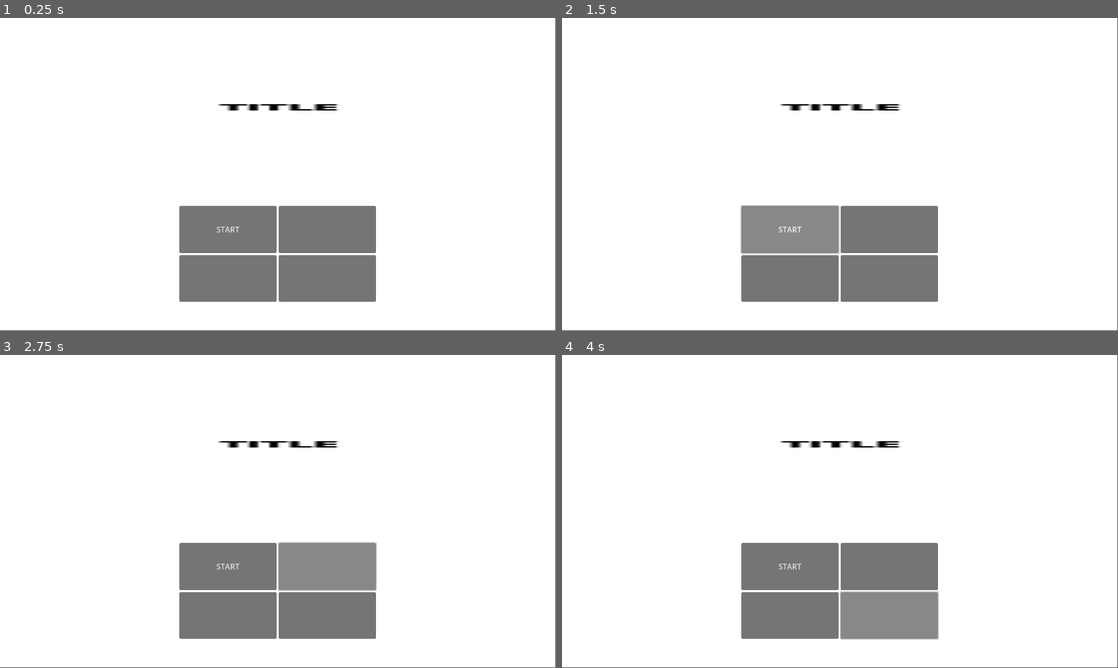
Above: before the commit, frames 1-4 (two rows, left to right).
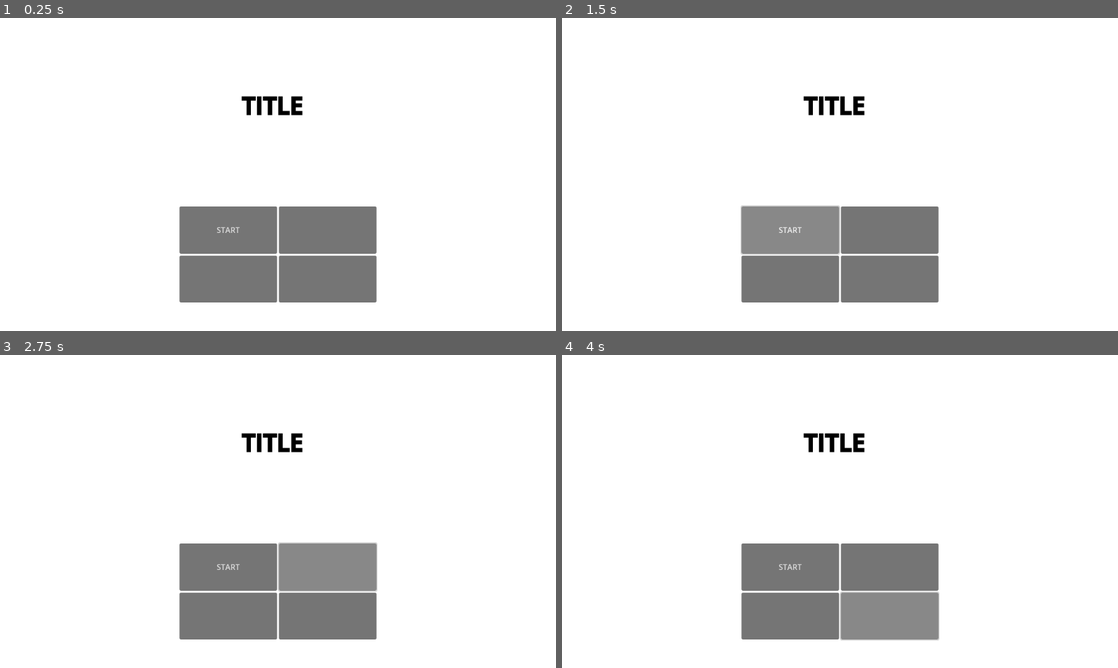
Above: after the commit, the same moments.

Repository: tnttime1/sisyfuss
Game: Godot game, scene res://UI/menu.tscn
Same seed, same stepped clock (60 frames per second), same inputs: the game is played once before the commit and once after it. Before the commit the project has no main scene; this scene is started directly in both runs.
Inputs (mouse positions are in pixels of both pictures, inside the frame that each line leads up to):
- Up to frame 1 (0.25 s): no input
- Up to frame 2 (1.5 s): click "START" at 0.5 s; click "START" at 1.25 s
- Up to frame 3 (2.75 s): click (328, 567) at 2 s
- Up to frame 4 (4 s): click (789, 614) at 2.75 s; click (890, 614) at 3.5 s
In our replay, the window is 799x449 before the commit and 800x450 after it. These sizes can differ from the game's own. Grey fills any space a smaller window leaves; there, only what the larger window draws over its background counts as a difference.

The runs differ from the first frame. In frame 1, 1.1% of the frame differs, in the area x 32-68%, y 24-91%; in frame 2, 1.1%; in frame 3, 1.1%; in frame 4, 1.2%, in the area x 32-68%, y 24-92%.

Commit message:
demo sprites
demo sprites, demo menu and adding scripts for player movement.

Diff:
--- a/Character/player.gd
+++ b/Character/player.gd
@@ -1,8 +1,4 @@
 extends CharacterBody2D
-
-
-const SPEED = 300.0
-const JUMP_VELOCITY = -400.0
 
 var direction: Vector2
 @export var speed:int = 100
--- a/Character/player.tscn
+++ b/Character/player.tscn
@@ -1,17 +1,20 @@
 [gd_scene load_steps=4 format=3 uid="uid://bu3k7er7egnov"]
 
 [ext_resource type="Script" uid="uid://bt2fv17m73w7b" path="res://Character/player.gd" id="1_6ele1"]
-[ext_resource type="Texture2D" uid="uid://cs8oijccdf3p1" path="res://icon.svg" id="2_3c51y"]
+[ext_resource type="Texture2D" uid="uid://bqb12or0wgy2d" path="res://sisyfuss_demo1.png" id="2_3c51y"]
 
 [sub_resource type="CapsuleShape2D" id="CapsuleShape2D_3c51y"]
-radius = 67.0
-height = 152.0
+radius = 13.0
+height = 26.0
 
 [node name="Player" type="CharacterBody2D"]
 script = ExtResource("1_6ele1")
 
 [node name="Sprite2D" type="Sprite2D" parent="."]
 texture = ExtResource("2_3c51y")
+offset = Vector2(0, -16)
+region_enabled = true
+region_rect = Rect2(0, 0, 64, 64)
 
 [node name="CollisionShape2D" type="CollisionShape2D" parent="."]
 shape = SubResource("CapsuleShape2D_3c51y")
--- /dev/null
+++ b/Interactibles/bolder.tscn
@@ -0,0 +1,16 @@
+[gd_scene load_steps=3 format=3 uid="uid://c34dbur3wgb8b"]
+
+[ext_resource type="Texture2D" uid="uid://bqb12or0wgy2d" path="res://sisyfuss_demo1.png" id="1_kqwar"]
+
+[sub_resource type="RectangleShape2D" id="RectangleShape2D_fkifn"]
+size = Vector2(32, 32)
+
+[node name="Bolder" type="StaticBody2D"]
+
+[node name="Sprite2D" type="Sprite2D" parent="."]
+texture = ExtResource("1_kqwar")
+region_enabled = true
+region_rect = Rect2(64, 0, 64, 64)
+
+[node name="CollisionShape2D" type="CollisionShape2D" parent="."]
+shape = SubResource("RectangleShape2D_fkifn")
--- a/UI/menu.tscn
+++ b/UI/menu.tscn
@@ -21,18 +21,19 @@
 anchors_preset = 5
 anchor_left = 0.5
 anchor_right = 0.5
-offset_left = -168.00003
-offset_top = 152.0
-offset_right = -108.34485
-offset_bottom = 219.99998
+offset_left = -216.0
+offset_top = 149.0
+offset_right = 190.34485
+offset_bottom = 216.99998
 grow_horizontal = 2
-scale = Vector2(5.8, 1)
 
 [node name="RichTextLabel" type="RichTextLabel" parent="MarginContainer"]
 layout_mode = 2
 theme_override_colors/default_color = Color(0, 0, 0, 1)
+theme_override_font_sizes/bold_font_size = 48
 bbcode_enabled = true
 text = "[b]TITLE[/b]"
+scroll_active = false
 horizontal_alignment = 1
 vertical_alignment = 1
 
--- a/project.godot
+++ b/project.godot
@@ -10,6 +10,16 @@
 
 [application]
 
-config/name="sisyphus"
+config/name="sisyfuss"
+config/description="a rocky game probs"
+run/main_scene="uid://cuiuuaekwcack"
 config/features=PackedStringArray("4.5", "Forward Plus")
 config/icon="res://icon.svg"
+
+[display]
+
+window/stretch/mode="viewport"
+
+[rendering]
+
+textures/canvas_textures/default_texture_filter=0
Binary file added: sisyfuss_demo1.png
Not shown, added: sisyfuss_demo1.png.import
